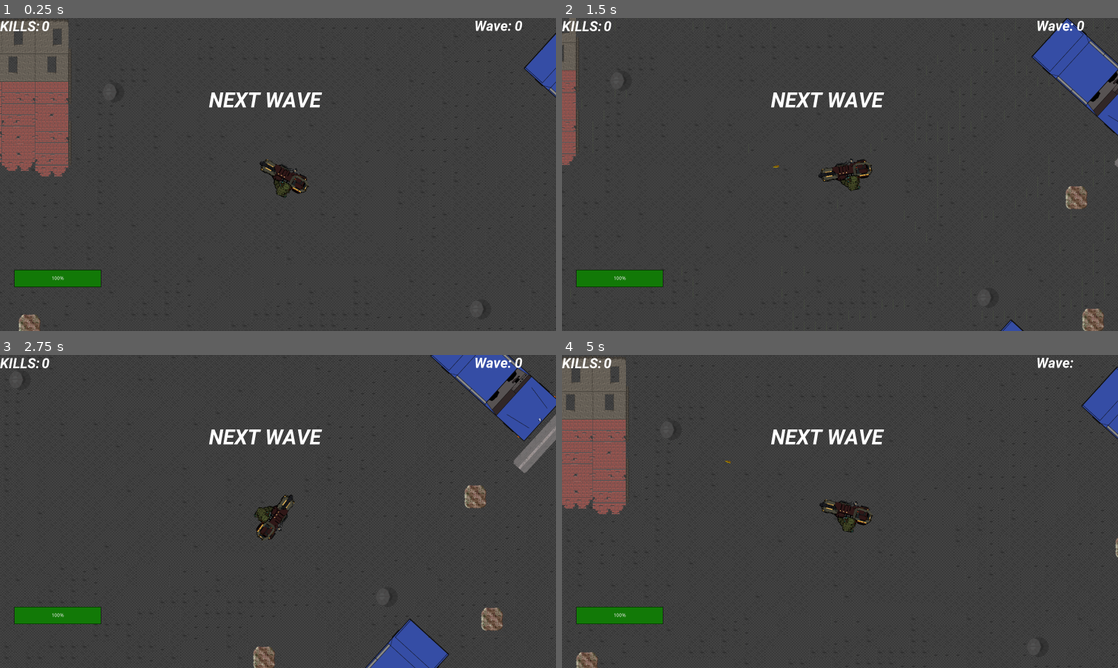
Above: before the commit, frames 1-4 (two rows, left to right).
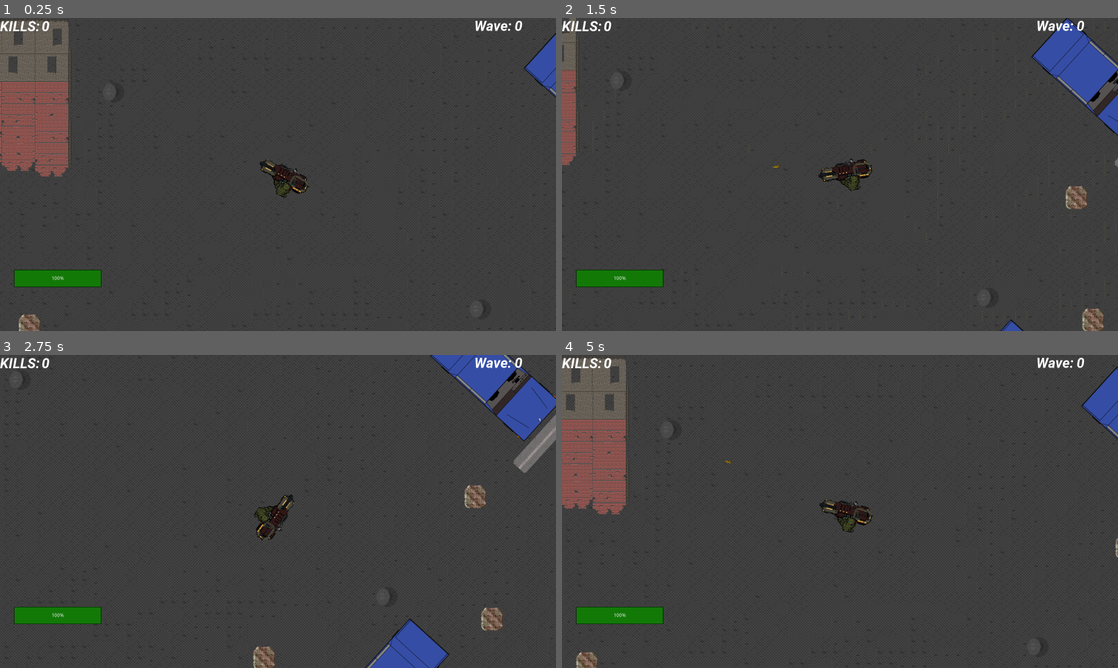
Above: after the commit, the same moments.

Repository: samuelmanolakas/Hellsing-Warewolf-Assault
Game: Godot game, scene res://NemoW/Test_map_sven.tscn
Two runs of this game, one before a commit and one after it. Both use one fixed random seed, a clock stepped at 60 frames per second and the inputs below. This scene is started directly instead of the project's main scene. The engine's default icon, where the game draws it, is replaced by a stand-in: a white triangle on a blue panel in a dark square.
Inputs (mouse positions are in pixels of both pictures, inside the frame that each line leads up to):
- Up to frame 1 (0.25 s): no input
- Up to frame 2 (1.5 s): tap Enter at 0.5 s; move the mouse to (962, 158) at 0.52 s; press the mouse at (962, 158) at 0.53 s; hold D (right) 0.53-1.28 s; move the mouse to (728, 190) at 1.27 s; release the mouse at (728, 190) at 1.28 s; hold S (down) from 1.28 s (still down); click (728, 190) at 1.35 s
- Up to frame 3 (2.75 s): move the mouse to (333, 442) at 2.02 s; release S (down) at 2.03 s; press the mouse at (333, 442) at 2.03 s; hold D (right) from 2.03 s (still down)
- Up to frame 4 (5 s): move the mouse to (812, 574) at 2.77 s; release D (right) at 2.78 s; release the mouse at (812, 574) at 2.78 s; hold W (up) 2.78-3.53 s; click (812, 574) at 2.85 s; move the mouse to (1006, 558) at 3.52 s; press the mouse at (1006, 558) at 3.53 s; hold A (left) from 3.53 s (still down); move the mouse to (673, 464) at 4.27 s; release the mouse at (673, 464) at 4.28 s; click (673, 464) at 4.35 s

The runs differ from the first frame. In frame 1, 0.5% of the frame differs, in the area x 37-58%, y 23-29%; in frame 2, 0.5%; in frame 3, 0.5%; in frame 4, 0.6%, in the area x 37-94%, y 0-29%.
Error in both runs: Attempt to call function 'get_simple_path' in base 'null instance' on a null instance. (res://Actors/Enemies/Enemy.gd:72)

Commit message:
Fixed GUI next wave issue

Diff:
--- a/Global/GUI/GUI.tscn
+++ b/Global/GUI/GUI.tscn
@@ -164,6 +164,7 @@
 stream = ExtResource( 5 )
 
 [node name="Next_wave_text" type="RichTextLabel" parent="Control2"]
+visible = false
 margin_left = 600.0
 margin_top = 200.0
 margin_right = 963.0
--- a/Global/Test_map.gd
+++ b/Global/Test_map.gd
@@ -40,7 +40,7 @@
 		timer.stop()
 		print("stop")
 		timer.set_wait_time(5)
-		$Player/GUI/Control2/next_wave.visible = true
+		$Player/GUI/Control2/Next_wave_text.visible = true
 		timer.start()
 
 
@@ -49,7 +49,7 @@
 		timer.stop()
 		print("stop")
 		timer.set_wait_time(3)
-		$Player/GUI/Control2/next_wave.visible = true
+		$Player/GUI/Control2/Next_wave_text.visible = true
 		timer.start()
 
 
@@ -61,7 +61,7 @@
 		timer.set_wait_time(10)
 		fast_timer.set_wait_time(5)
 		big_timer.set_wait_time(10)
-		$Player/GUI/Control2/next_wave.visible = true
+		$Player/GUI/Control2/Next_wave_text.visible = true
 		timer.start()
 		big_timer.start()
 		fast_timer.start()
@@ -74,7 +74,7 @@
 		timer.set_wait_time(10)
 		fast_timer.set_wait_time(5)
 		big_timer.set_wait_time(10)
-		$Player/GUI/Control2/next_wave.visible = true
+		$Player/GUI/Control2/Next_wave_text.visible = true
 		timer.start()
 		big_timer.start()
 		fast_timer.start()
@@ -87,7 +87,7 @@
 		timer.set_wait_time(8)
 		fast_timer.set_wait_time(4)
 		big_timer.set_wait_time(10)
-		$Player/GUI/Control2/next_wave.visible = true
+		$Player/GUI/Control2/Next_wave_text.visible = true
 		timer.start()
 		big_timer.start()
 		fast_timer.start()
@@ -100,7 +100,7 @@
 		timer.set_wait_time(7)
 		fast_timer.set_wait_time(4)
 		big_timer.set_wait_time(10)
-		$Player/GUI/Control2/next_wave.visible = true
+		$Player/GUI/Control2/Next_wave_text.visible = true
 		timer.start()
 		big_timer.start()
 		fast_timer.start()
@@ -113,7 +113,7 @@
 		timer.set_wait_time(7)
 		fast_timer.set_wait_time(4)
 		big_timer.set_wait_time(8)
-		$Player/GUI/Control2/next_wave.visible = true
+		$Player/GUI/Control2/Next_wave_text.visible = true
 		timer.start()
 		big_timer.start()
 		fast_timer.start()
@@ -126,7 +126,7 @@
 		timer.set_wait_time(6)
 		fast_timer.set_wait_time(4)
 		big_timer.set_wait_time(8)
-		$Player/GUI/Control2/next_wave.visible = true
+		$Player/GUI/Control2/Next_wave_text.visible = true
 		timer.start()
 		big_timer.start()
 		fast_timer.start()
@@ -139,7 +139,7 @@
 		timer.set_wait_time(5)
 		fast_timer.set_wait_time(3)
 		big_timer.set_wait_time(8)
-		$Player/GUI/Control2/next_wave.visible = true
+		$Player/GUI/Control2/Next_wave_text.visible = true
 		timer.start()
 		big_timer.start()
 		fast_timer.start()
@@ -152,7 +152,7 @@
 		timer.set_wait_time(4)
 		fast_timer.set_wait_time(3)
 		big_timer.set_wait_time(7)
-		$Player/GUI/Control2/next_wave.visible = true
+		$Player/GUI/Control2/Next_wave_text.visible = true
 		timer.start()
 		big_timer.start()
 		fast_timer.start()
@@ -166,7 +166,7 @@
 
 
 func _on_SpawnTimer_timeout():
-	$Player/GUI/Control2/next_wave.visible = false
+	$Player/GUI/Control2/Next_wave_text.visible = false
 	var enemy_instance = enemy.instance()
 	add_child(enemy_instance)
 	enemy_instance.position = $SpawnLocation.position
